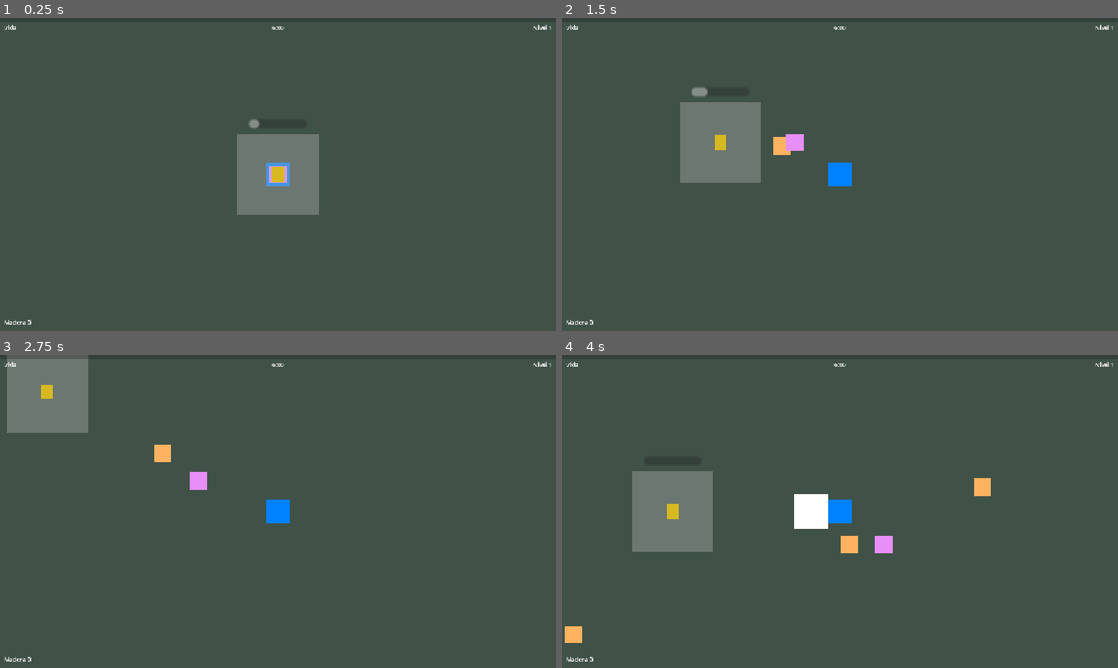
Above: before the commit, frames 1-4 (two rows, left to right).
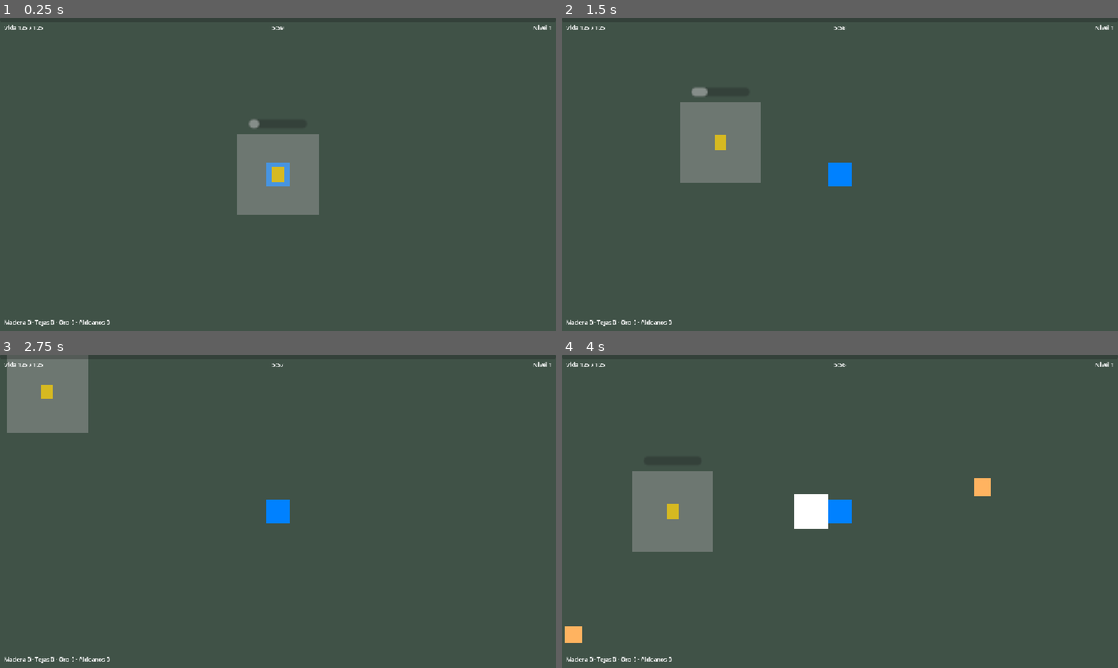
Above: after the commit, the same moments.

Repository: dotrashtrash-png/kintsugi
Game: Godot game, scene res://escenas/run/Run.tscn
Same seed, same stepped clock (60 frames per second), same inputs: the game is played once before the commit and once after it. This scene is started directly instead of the project's main scene.
Inputs:
- Up to frame 1 (0.25 s): no input
- Up to frame 2 (1.5 s): tap Enter at 0.5 s; hold D (derecha) 0.53-1.28 s; hold S (abajo) from 1.28 s (still down)
- Up to frame 3 (2.75 s): release S (abajo) at 2.03 s; hold D (derecha) from 2.03 s (still down)
- Up to frame 4 (4 s): release D (derecha) at 2.78 s; hold W (arriba) 2.78-3.53 s; hold A (izquierda) from 3.53 s (still down)

The runs differ from the first frame. In frame 1, 0.2% of the frame differs, in the area x 3-52%, y 2-99%; in frame 2, 0.5%; in frame 3, 0.5%; in frame 4, 0.5%, in the area x 3-60%, y 2-99%.
Error before the commit: Parse Error: Value of type "Dictionary" cannot be assigned to a variable of type "Array". (res://escenas/run/run.gd:89)

Commit message:
Correccion de spawner y del run que hizo cano
Cano deja claude

Diff:
--- a/escenas/enemigos/Spawner.tscn
+++ b/escenas/enemigos/Spawner.tscn
@@ -1,16 +1,10 @@
 [gd_scene format=3 uid="uid://bo2usy14xe3vl"]
 
 [ext_resource type="Script" uid="uid://c8qsawv06kru0" path="res://escenas/enemigos/spawner.gd" id="1_ue853"]
-[ext_resource type="PackedScene" uid="uid://w5jjfmrpxs4f" path="res://escenas/enemigos/Chochin.tscn" id="2_rg8q8"]
-[ext_resource type="PackedScene" uid="uid://cli0ons300fe0" path="res://escenas/enemigos/KasaObake.tscn" id="3_4ttop"]
 [ext_resource type="PackedScene" uid="uid://g8r1xpqxxpuq" path="res://escenas/enemigos/Rescate.tscn" id="4_v3vs1"]
 
 [node name="Spawner" type="Node2D" unique_id=1972774240]
 script = ExtResource("1_ue853")
-
-[node name="Chochin" parent="." unique_id=6559204 instance=ExtResource("2_rg8q8")]
-
-[node name="KasaObake" parent="." unique_id=1302315464 instance=ExtResource("3_4ttop")]
 
 [node name="Rescate" parent="." unique_id=101728606 instance=ExtResource("4_v3vs1")]
 
--- a/escenas/run/run.gd
+++ b/escenas/run/run.gd
@@ -82,7 +82,7 @@
 	# Hoy MEJORAS es una lista; la guía dice que Miguel la puede volver un diccionario.
 	# "lista" va sin tipo a propósito, para que este código sirva en los dos casos.
 	var lista = Heroes.MEJORAS
-	var todas: Array = []
+	var todas = []
 	if lista is Dictionary:
 		todas = lista.keys()
 	else:
